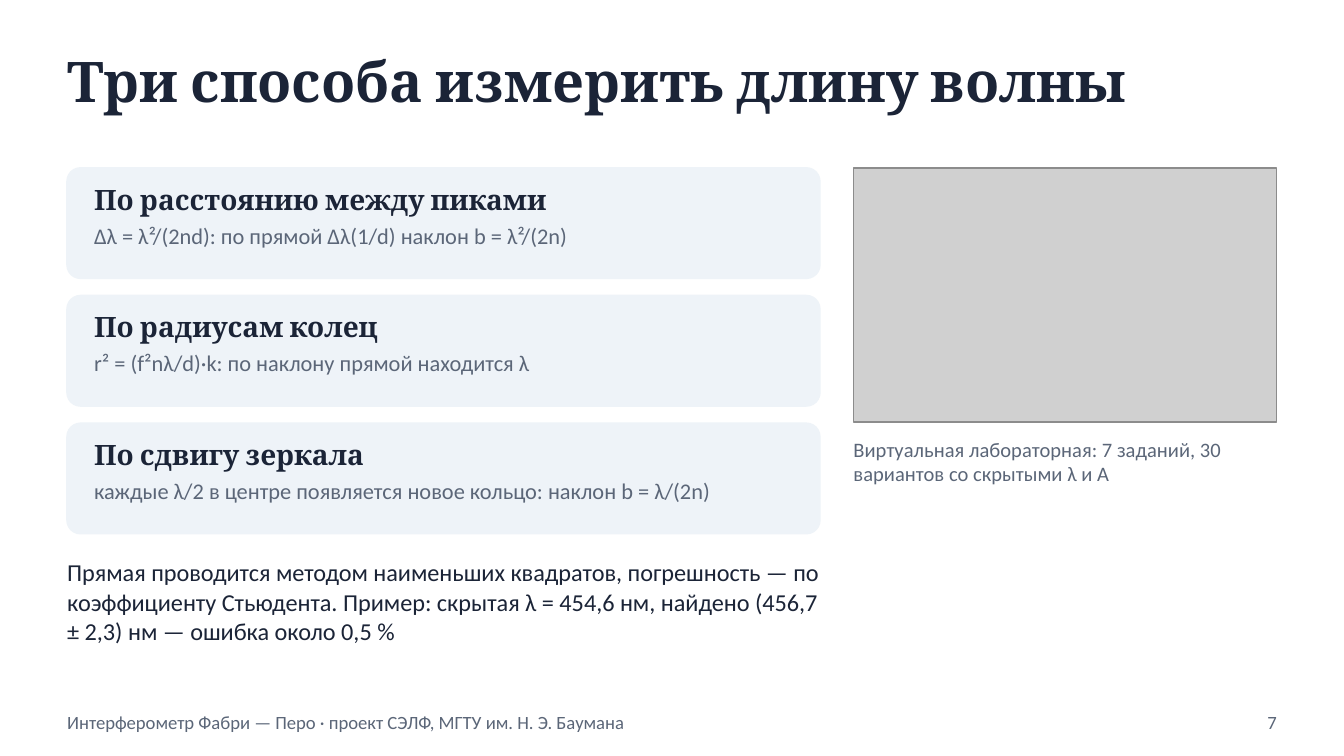
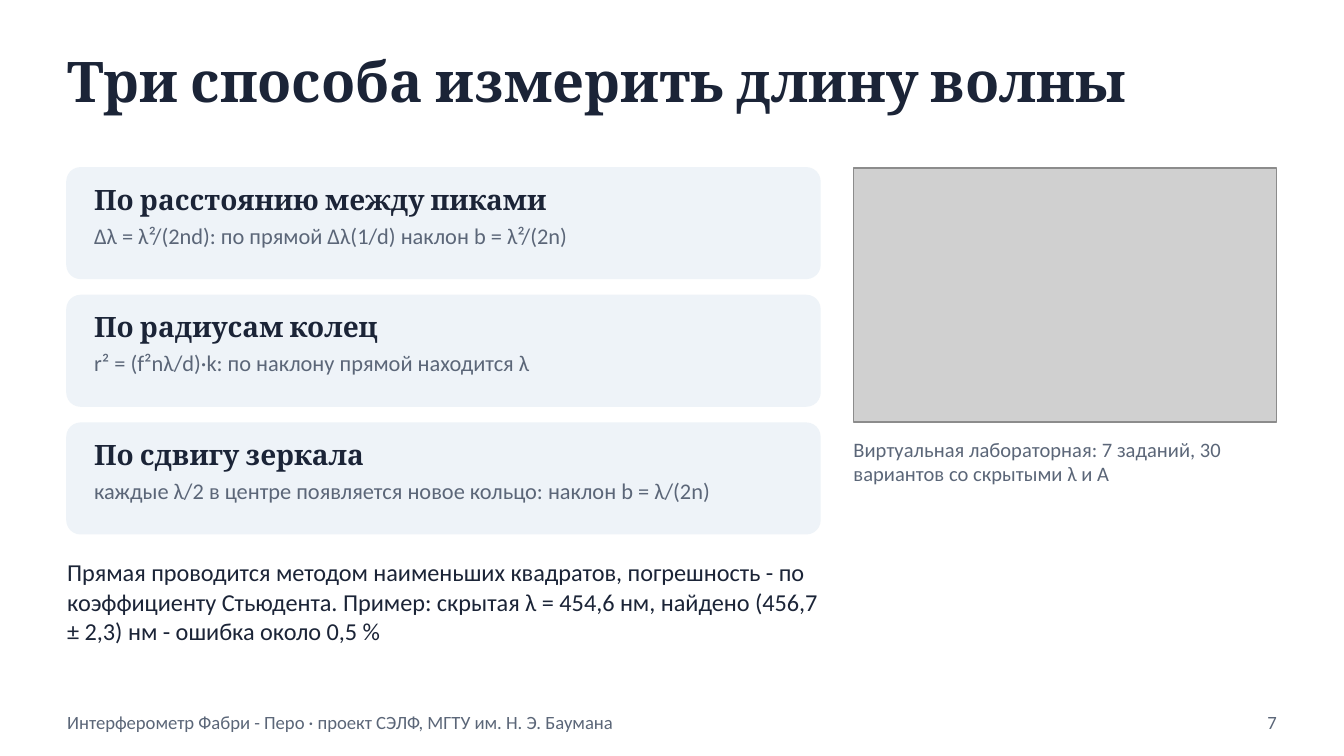
Before and after one commit to rookspooks-blip/fabry-pertotq, a slide deck: slide 7 of docs/politehnika/prezentaciya.pptx. Drawn at 1344x756 pixels with LibreOffice and Linux fonts; fonts in the diff are those of the drawing; grey boxes stand for pictures. Boxes give left, top, right and bottom in pixels: in the first picture for what was removed or moved away, otherwise in the second. Text is boxed around its words. In the diff, an @@ line names an element or a change of style, - is before the commit and + after.

```diff
--- a/docs/politehnika/prezentaciya.pptx
+++ b/docs/politehnika/prezentaciya.pptx
@@ text at <box>67,565,817,643</box>: text changed @@
-Прямая проводится методом наименьших квадратов, погрешность — по коэффициенту Стьюдента. Пример: скрытая λ = 454,6 нм, найдено (456,7 ± 2,3) нм — ошибка около 0,5 %
+Прямая проводится методом наименьших квадратов, погрешность - по коэффициенту Стьюдента. Пример: скрытая λ = 454,6 нм, найдено (456,7 ± 2,3) нм - ошибка около 0,5 %
@@ text at <box>67,716,613,732</box>: text changed @@
-Интерферометр Фабри — Перо · проект СЭЛФ, МГТУ им. Н. Э. Баумана
+Интерферометр Фабри - Перо · проект СЭЛФ, МГТУ им. Н. Э. Баумана
```
Also in this commit, not shown: 6 other slides changed, 1 slide added, 1 slide removed, 3 other files.
